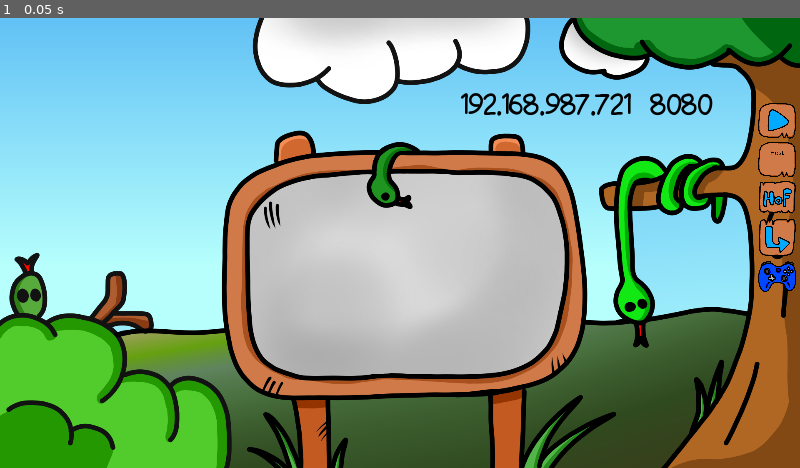
Above: before the commit, frame 1.
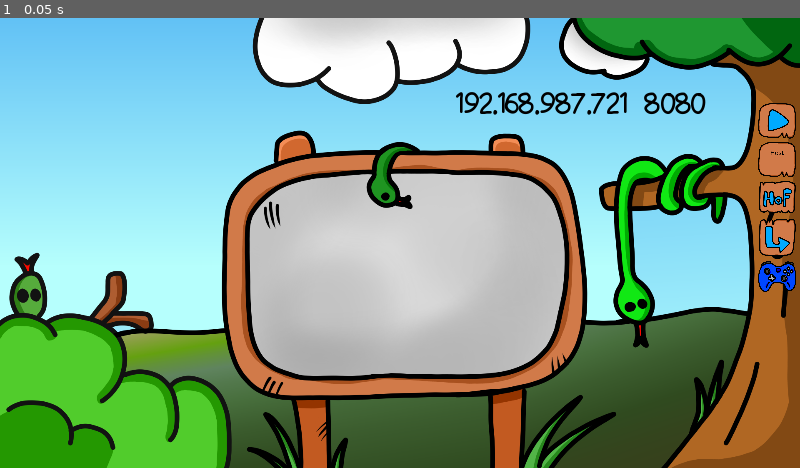
Above: after the commit, the same moment.

Repository: Mortim-Portim/SnakePro_godot
Game: Godot game, scene res://Scenes/Main.tscn
Same seed, same stepped clock (60 frames per second), same inputs: the game is played once before the commit and once after it.
Inputs:
- Up to frame 1 (0.05 s): no input

The runs differ from the first frame. In frame 1, 1.0% of the frame differs, in the area x 57-90%, y 16-22%.

Commit message:
fett

Diff:
--- a/NetLobby/InGame.tscn
+++ b/NetLobby/InGame.tscn
@@ -3,7 +3,7 @@
 [ext_resource path="res://NetLobby/Menu.tscn" type="PackedScene" id=1]
 [ext_resource path="res://NetLobby/Lobby.tscn" type="PackedScene" id=2]
 [ext_resource path="res://NetLobby/InGame.gd" type="Script" id=3]
-[ext_resource path="res://NetLobby/VT323.ttf" type="DynamicFontData" id=4]
+[ext_resource path="res://r_Standard/Font/VT323.ttf" type="DynamicFontData" id=4]
 
 [sub_resource type="DynamicFont" id=1]
 size = 48
--- a/NetLobby/Lobby.tscn
+++ b/NetLobby/Lobby.tscn
@@ -1,7 +1,9 @@
 [gd_scene load_steps=5 format=2]
 
 [ext_resource path="res://NetLobby/Lobby.gd" type="Script" id=1]
-[ext_resource path="res://NetLobby/VT323.ttf" type="DynamicFontData" id=2]
+[ext_resource path="res://r_Standard/Font/VT323.ttf" type="DynamicFontData" id=2]
+
+
 
 [sub_resource type="DynamicFont" id=1]
 size = 48
--- a/NetLobby/Menu.tscn
+++ b/NetLobby/Menu.tscn
@@ -1,7 +1,7 @@
 [gd_scene load_steps=5 format=2]
 
 [ext_resource path="res://NetLobby/Menu.gd" type="Script" id=1]
-[ext_resource path="res://NetLobby/VT323.ttf" type="DynamicFontData" id=2]
+[ext_resource path="res://r_Standard/Font/VT323.ttf" type="DynamicFontData" id=2]
 
 [sub_resource type="DynamicFont" id=1]
 size = 48
--- a/Scenes/Menu.tscn
+++ b/Scenes/Menu.tscn
@@ -10,14 +10,18 @@
 [ext_resource path="res://r_Standard/Images/UI/host.png" type="Texture" id=8]
 [ext_resource path="res://r_Standard/Font/comic.ttf" type="DynamicFontData" id=9]
 
-[sub_resource type="StyleBoxEmpty" id=3]
+[sub_resource type="StyleBoxEmpty" id=1]
 
 [sub_resource type="StyleBoxEmpty" id=2]
 
-[sub_resource type="DynamicFont" id=1]
+[sub_resource type="DynamicFont" id=3]
 size = 64
 outline_color = Color( 0, 0, 0, 1 )
 font_data = ExtResource( 9 )
+
+[sub_resource type="StyleBoxEmpty" id=4]
+
+[sub_resource type="StyleBoxEmpty" id=5]
 
 [node name="Menu" type="Control"]
 anchor_right = 1.0
@@ -48,7 +52,6 @@
 margin_bottom = 329.862
 rect_scale = Vector2( 0.230434, 0.230434 )
 __meta__ = {
-"_edit_group_": true,
 "_edit_use_anchors_": false
 }
 
@@ -88,13 +91,13 @@
 ScreenW = 480.0
 
 [node name="IpAddr" type="LineEdit" parent="."]
-margin_left = 1031.0
+margin_left = 973.0
 margin_top = 172.0
-margin_right = 1515.0
-margin_bottom = 256.0
-custom_styles/focus = SubResource( 3 )
+margin_right = 1504.0
+margin_bottom = 246.0
+custom_styles/focus = SubResource( 1 )
 custom_styles/normal = SubResource( 2 )
-custom_fonts/font = SubResource( 1 )
+custom_fonts/font = SubResource( 3 )
 custom_colors/font_color = Color( 0, 0, 0, 1 )
 text = "192.168.987.721"
 align = 2
@@ -107,16 +110,17 @@
 }
 
 [node name="Port" type="LineEdit" parent="."]
-margin_left = 1561.0
+margin_left = 1545.0
 margin_top = 172.0
-margin_right = 1752.0
-margin_bottom = 256.0
-custom_styles/focus = SubResource( 3 )
-custom_styles/normal = SubResource( 2 )
-custom_fonts/font = SubResource( 1 )
+margin_right = 1857.0
+margin_bottom = 246.0
+focus_neighbour_left = NodePath("../IpAddr")
+custom_styles/focus = SubResource( 4 )
+custom_styles/normal = SubResource( 5 )
+custom_fonts/font = SubResource( 3 )
 custom_colors/font_color = Color( 0, 0, 0, 1 )
 text = "8080"
-max_length = 20
+max_length = 4
 placeholder_text = "Ip-Address"
 placeholder_alpha = 0.644
 caret_blink = true
Not shown: 1 places in Scenes/Menu.tscn that only renumber resources
Renamed: NetLobby/VT323.ttf -> r_Standard/Font/VT323.ttf
